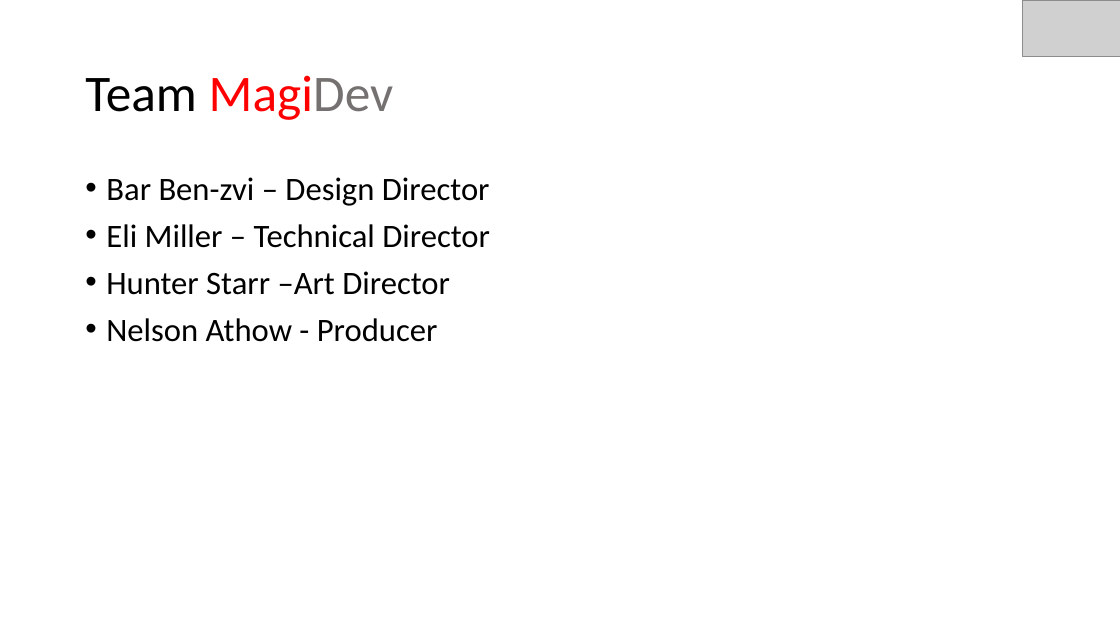
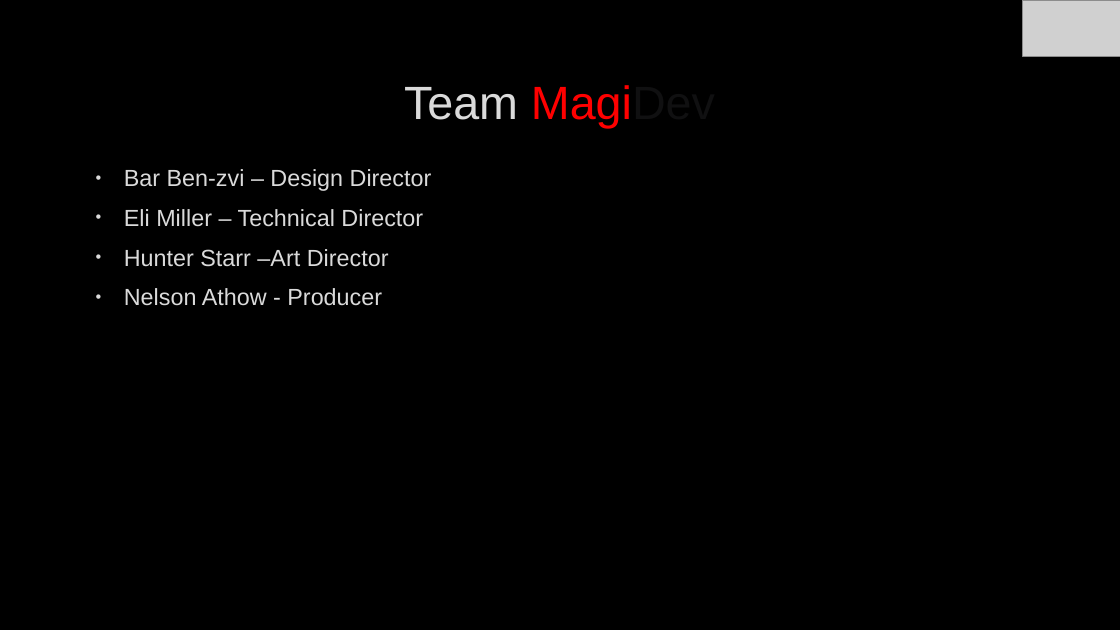
Before and after one commit to EliAnonymouse17/GDAfinal, a slide deck: slide 2 of Documentation/PresentationAlpha.pptx. Drawn at 1120x630 pixels with LibreOffice and Linux fonts; fonts in the diff are those of the drawing; grey boxes stand for pictures; background and template pictures are left out. Boxes give left, top, right and bottom in pixels: in the first picture for what was removed or moved away, otherwise in the second. Text is boxed around its words. In the diff, an @@ line names an element or a change of style, - is before the commit and + after.

```diff
--- a/Documentation/PresentationAlpha.pptx
+++ b/Documentation/PresentationAlpha.pptx
@@ background #FFFFFF to picture (left out) @@
@@ title "Team MagiDev": place and size @@
-title "Team MagiDev" at (85,75,394,120)
+title "Team MagiDev" at (404,85,715,128)
@@ title "Team MagiDev" at (404,85,715,128): size 44 to 40 pt, font Calibri to Arial, letter outline none to #404040 0.75 pt; text colour #000000 to #DADADA in "Team"; text colour #767171 to #111112 in "MagiDev"; alignment left to centre; line spacing 0.9 to 1 @@
@@ text "Bar Ben-zvi – Design Director": place and size @@
-text "Bar Ben-zvi – Design Director" at (106,177,490,342)
+text "Bar Ben-zvi – Design Director" at (124,169,432,306)
@@ text "Bar Ben-zvi – Design Director" at (124,169,432,306): size 28 to 20 pt, font Calibri to Arial, text colour #000000 to #DADADA, letter outline none to #404040 0.75 pt; indent changed; line spacing 0.9 to 1 @@
```
Also in this commit, not shown: 11 other slides changed, 4 other files.
